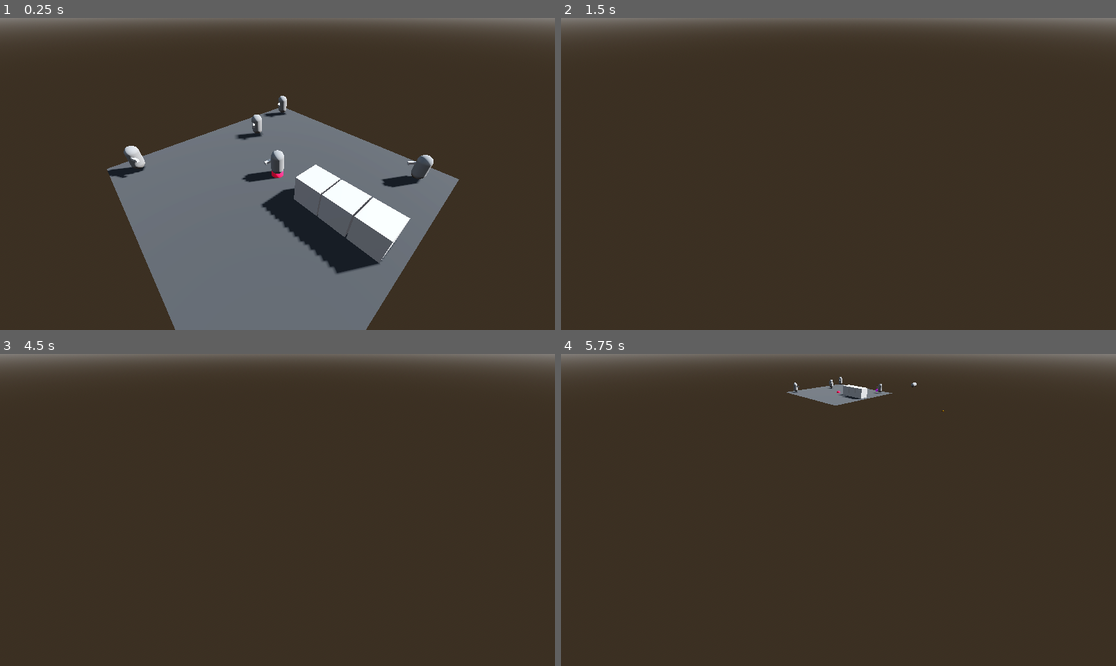
Above: before the commit, frames 1-4 (two rows, left to right).
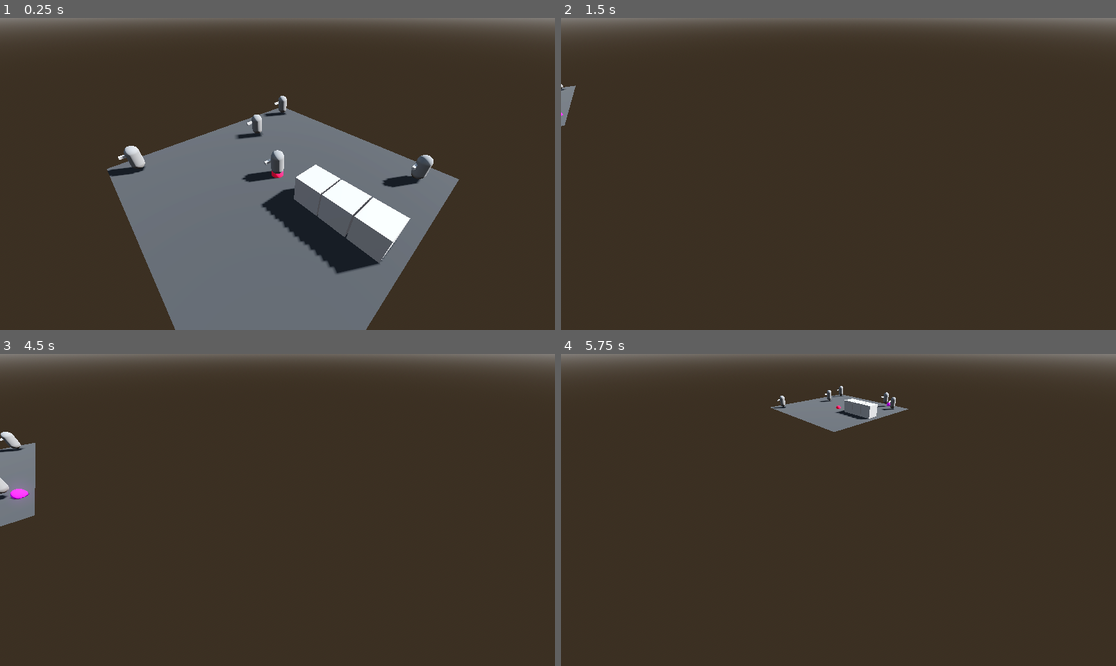
Above: after the commit, the same moments.

Repository: Nordtwig/metrotopia-combat
Game: Godot game, scene res://main.tscn
Two runs of this game, one before a commit and one after it. Both use one fixed random seed, a clock stepped at 60 frames per second and the inputs below.
Inputs (mouse positions are in pixels of both pictures, inside the frame that each line leads up to):
- Up to frame 1 (0.25 s): no input
- Up to frame 2 (1.5 s): tap Enter (ui_accept) at 0.5, 0.77 s; move the mouse to (960, 158) at 0.52 s; hold D (pan_right) 0.53-1.28 s; hold Right mouse button (right_click) 0.53-1.28 s; click (960, 158) at 0.67 s; move the mouse to (727, 189) at 1.27 s; hold S (pan_backward) from 1.28 s (still down); click (727, 189) at 1.35 s
- Up to frame 3 (4.5 s): tap Enter (ui_accept) at 1.52, 3.02, 3.5, 3.77, 4.25 s; right-click (166, 525) at 1.55 s; move the mouse to (333, 441) at 2.02 s; release S (pan_backward) at 2.03 s; hold D (pan_right) 2.03-2.78 s; hold Right mouse button (right_click) 2.03-2.78 s; click (333, 441) at 2.17 s; move the mouse to (249, 572) at 2.77 s; hold W (pan_forward) 2.78-3.53 s; right-click (249, 572) at 2.85 s; click (249, 572) at 2.92 s; move the mouse to (444, 556) at 3.52 s; press the mouse at (444, 556) at 3.53 s; hold A (pan_left) from 3.53 s (still down); right-click (444, 556) at 3.8 s; move the mouse to (111, 463) at 4.27 s; release the mouse at (111, 463) at 4.28 s; right-click (111, 463) at 4.35 s; click (111, 463) at 4.42 s
- Up to frame 4 (5.75 s): tap Enter (ui_accept) at 4.52 s; move the mouse to (866, 510) at 5.02 s; release A (pan_left) at 5.03 s; hold S (pan_backward) from 5.03 s (still down); hold Right mouse button (right_click) from 5.03 s (still down); click (866, 510) at 5.17 s

The runs differ from the first frame. In frame 1, 0.1% of the frame differs, in the area x 21-76%, y 26-53%; in frame 2, 0.2%; in frame 3, 1.6%; in frame 4, 2.0%, in the area x 37-70%, y 7-25%.

Commit message:
Fix where actor cant start shooting again after target killed

Diff:
--- a/actor.gd
+++ b/actor.gd
@@ -20,7 +20,6 @@
 @export var actor_state: STATE = STATE.ALIVE
 
 var _target: Node3D = null
-var _is_aiming_at_target: bool = false
 var _is_ready_to_shoot: bool = true
 
 @onready var nav_agent: NavigationAgent3D = get_node("NavigationAgent3D")
@@ -45,7 +44,6 @@
 			gun_cycle_timer.start()
 		STATE.DEAD:
 			_target = null
-			_is_aiming_at_target = false
 			_is_ready_to_shoot = false
 			gun_cycle_timer.stop()
 
@@ -54,7 +52,7 @@
 	if actor_state == STATE.DEAD:
 		return
 
-	if _is_ready_to_shoot and _is_aiming_at_target and _target:
+	if _is_ready_to_shoot and _check_if_facing_target():
 		_shoot()
 
 
@@ -64,9 +62,6 @@
 
 	if _target:
 		_face_target(delta)
-
-	if !_is_aiming_at_target and _check_if_facing_target():
-		_is_aiming_at_target = true
 
 	if nav_agent.is_navigation_finished():
 		return
@@ -91,7 +86,6 @@
 func set_target(_target_node: Node3D) -> void:
 	if _target != _target_node:
 		_target = _target_node
-		_is_aiming_at_target = false
 
 
 func get_rotation_to_target() -> Vector2:
@@ -125,6 +119,7 @@
 		actor_state = STATE.DEAD
 		animation_player.play("die")
 		Events.actor_died.emit(self)
+		velocity = Vector3.ZERO
 		$Rifle.visible = false
 		hitbox_component.is_disabled = true
 		for child in hitbox_component.get_children():
@@ -142,9 +137,5 @@
 
 
 func _on_actor_died(actor: Actor)  -> void:
-	print("I noticed %d dying", actor)
 	if _target == actor:
 		_target = null
-		_is_aiming_at_target = false
-		_is_ready_to_shoot = false
-		gun_cycle_timer.stop()
--- a/camera.gd
+++ b/camera.gd
@@ -1,7 +1,7 @@
 extends Marker3D
 
 
-@export var pan_speed: float = 1.5
+@export var pan_speed: float = 1.0
 
 
 func _physics_process(delta: float) -> void:
--- a/game_manager.gd
+++ b/game_manager.gd
@@ -11,8 +11,8 @@
 
 func _ready():
 	Global.game_manager = self
-	for enemy in _enemies:
-		enemy.set_target(_actor)
+	# for enemy in _enemies:
+	# 	enemy.set_target(_actor)
 
 
 func _input(event: InputEvent) -> void:
